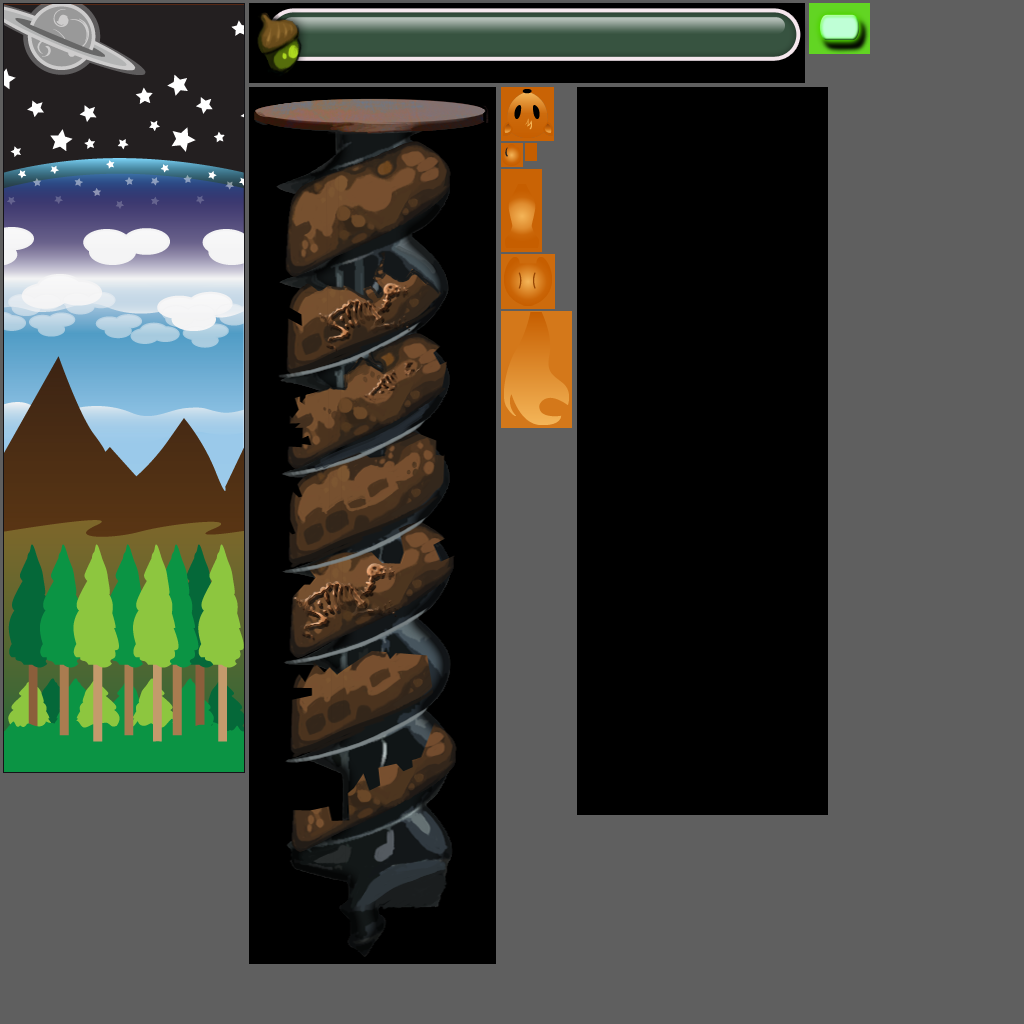
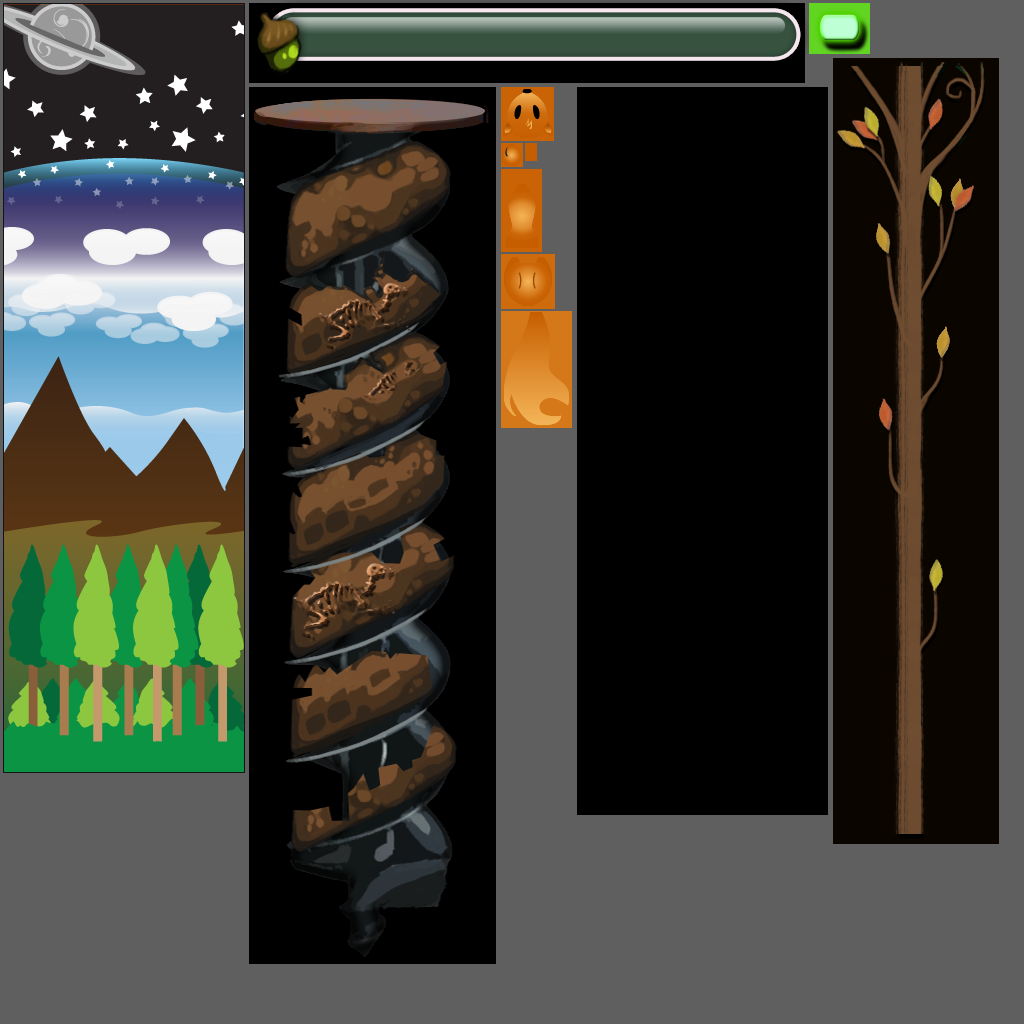
Layer changes from the first 1024 x 1024 image to the second:
added layer "MAIN copy" above "MAIN" over [254, 0, 988, 888]
added group "TreeDivider" (1st of 2, in "MAIN") with 1 layers in group "MAIN" over [836, 62, 988, 839]
added layer "TreeDivider" (2nd of 2, in "MAIN" › "TreeDivider") in group "TreeDivider" over [836, 62, 988, 839]
added layer "UVsize_TreeDivider" in group "UVsizes" over [833, 58, 999, 844]
